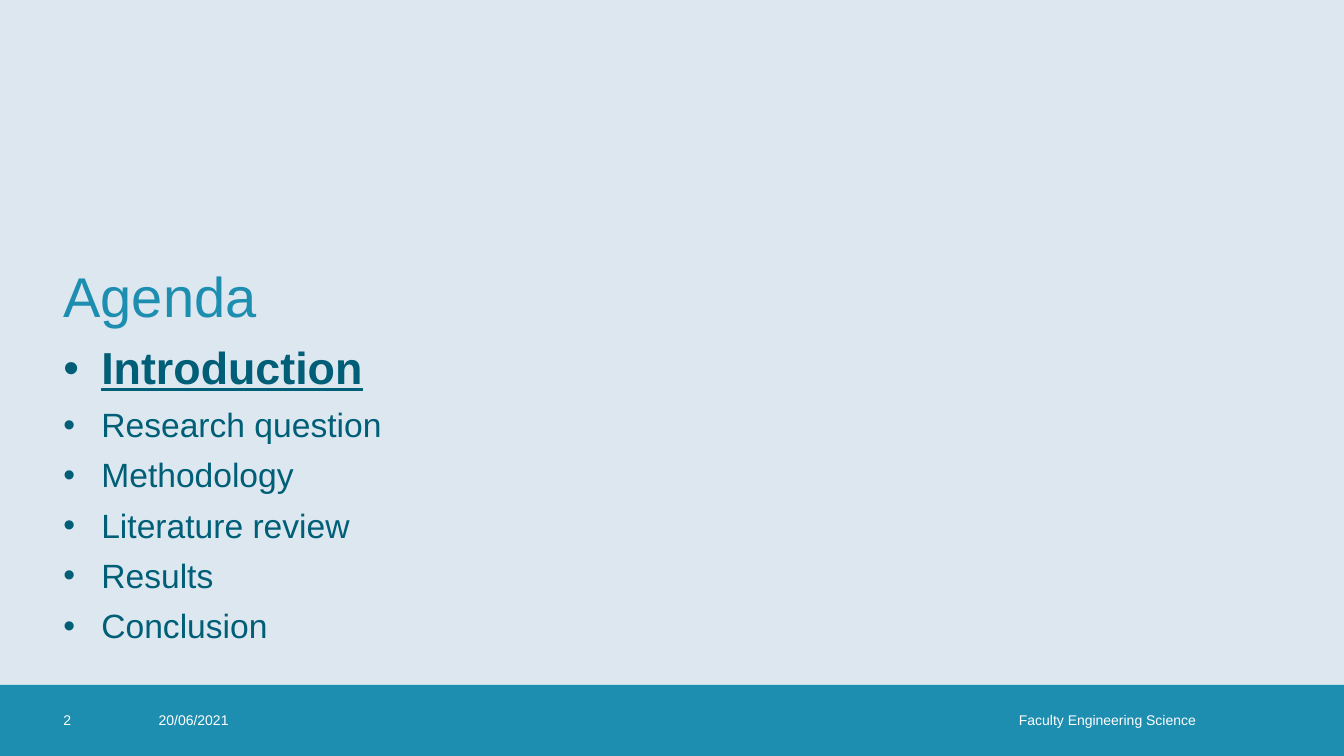
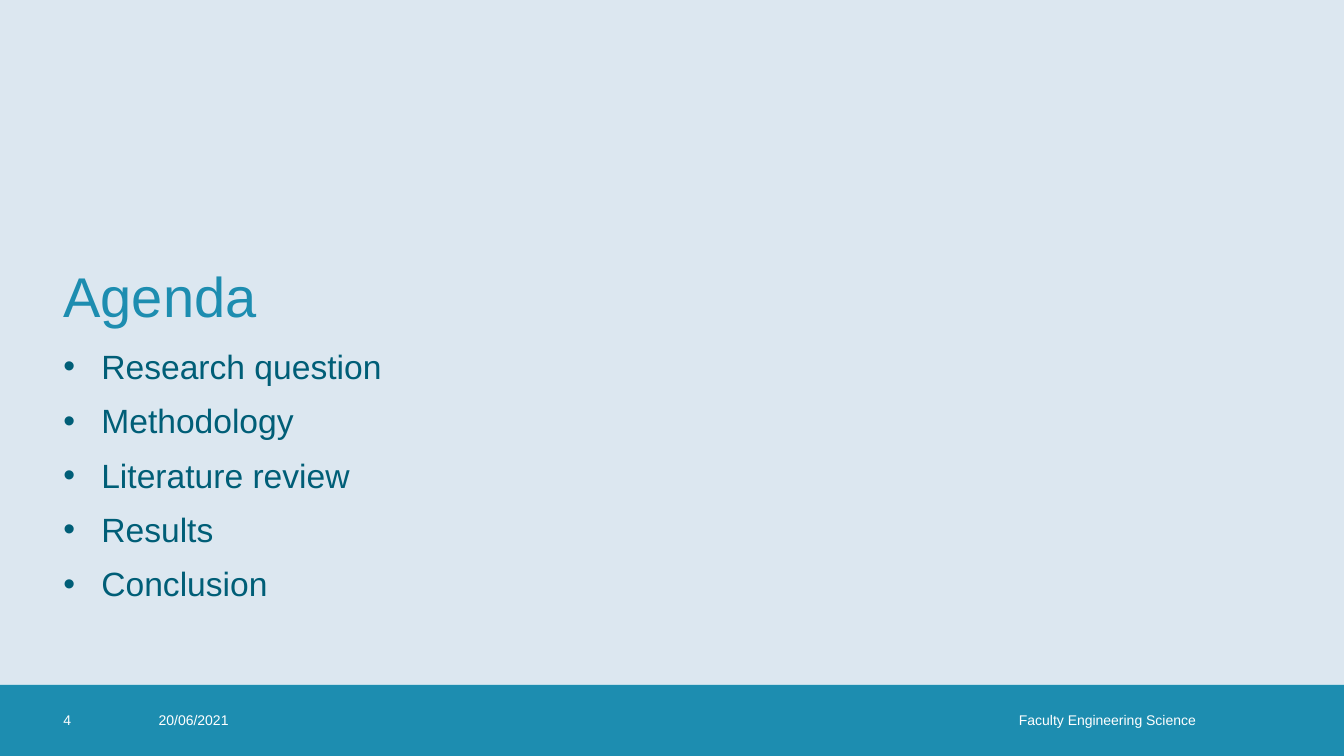
Before and after one commit to StijnStaring/TS_report, a slide deck: slide 4 of PPT/PPT_MAI.pptx (slide 2 before the commit). Drawn at 1344x756 pixels with LibreOffice and Linux fonts; fonts in the diff are those of the drawing; background and template pictures are left out. Boxes give left, top, right and bottom in pixels: in the first picture for what was removed or moved away, otherwise in the second. Text is boxed around its words. In the diff, an @@ line names an element or a change of style, - is before the commit and + after.

```diff
--- a/PPT/PPT_MAI.pptx
+++ b/PPT/PPT_MAI.pptx
@@ text "Research question" at box(101, 354, 381, 597): line spacing 0.9 to 1 @@
@@ text at box(101, 351, 362, 391): paragraph removed @@
-• Introduction
@@ page number at box(63, 715, 71, 725): text changed @@
-2
+4
```
Also in this commit, not shown: 4 slides added, 1 other file.
